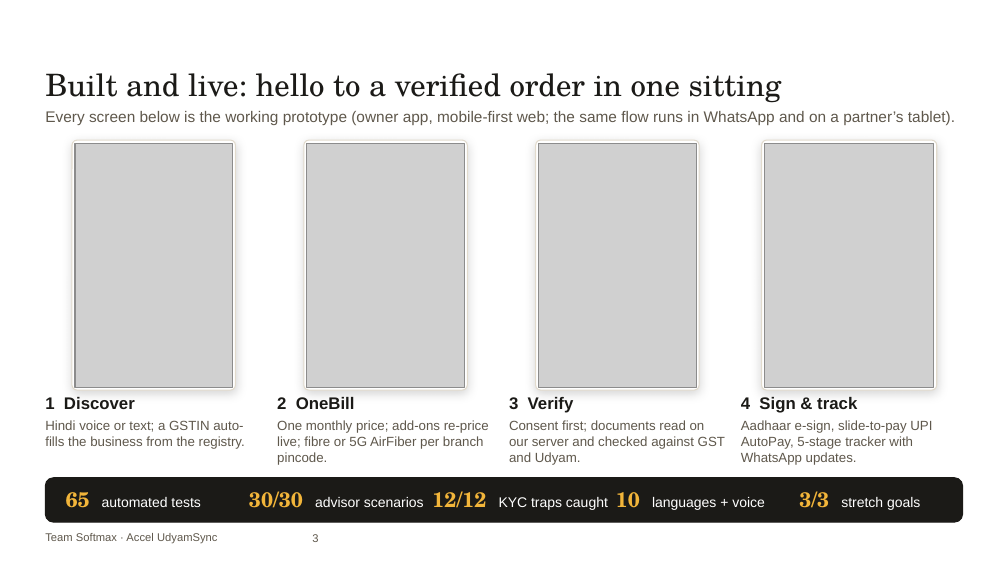
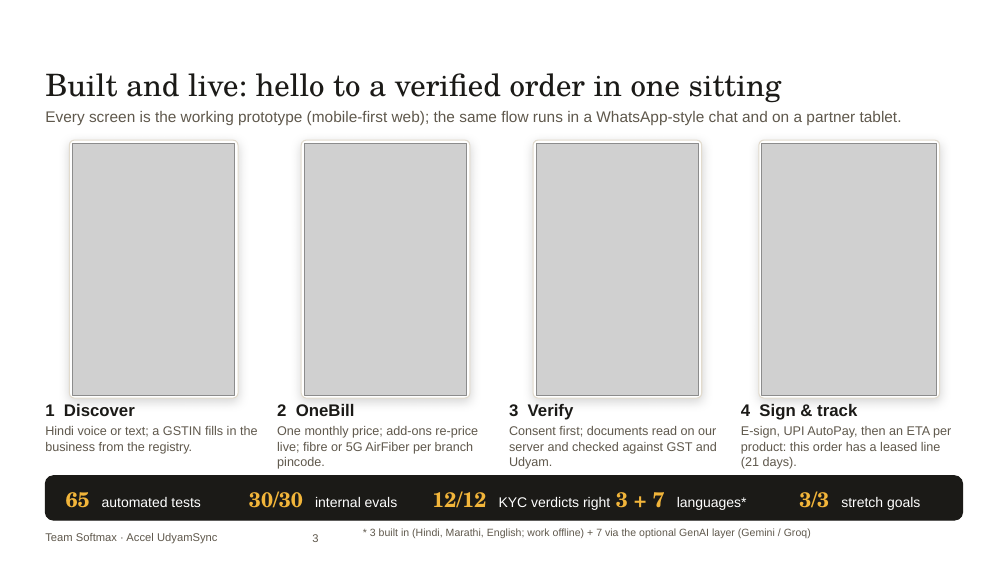
Before and after one commit to ac265640/UdyamSync, a slide deck: slide 3 of submission/UdyamSync_Submission.pptx. Drawn at 1008x567 pixels with LibreOffice and Linux fonts; fonts in the diff are those of the drawing; grey boxes stand for pictures; background and template pictures are left out. Boxes give left, top, right and bottom in pixels: in the first picture for what was removed or moved away, otherwise in the second. Text is boxed around its words. In the diff, an @@ line names an element or a change of style, - is before the commit and + after.

```diff
--- a/submission/UdyamSync_Submission.pptx
+++ b/submission/UdyamSync_Submission.pptx
@@ text at [45,111,902,125]: text changed @@
-Every screen below is the working prototype (owner app, mobile-first web; the same flow runs in WhatsApp and on a partner’s tablet).
+Every screen is the working prototype (mobile-first web); the same flow runs in a WhatsApp-style chat and on a partner tablet.
@@ rounded rectangle: place and size @@
-rounded rectangle at [72,140,235,390]
+rounded rectangle at [70,140,238,398]
@@ picture: place and size @@
-picture at [75,143,232,387]
+picture at [73,143,235,395]
@@ rounded rectangle: place and size @@
-rounded rectangle at [303,140,467,390]
+rounded rectangle at [301,140,470,398]
@@ picture: place and size @@
-picture at [306,143,464,387]
+picture at [304,143,467,395]
@@ proportions changed in 4 elements at [759,140,939,398], [70,140,238,398], [301,140,470,398], [533,140,702,398] @@
@@ rounded rectangle: place and size @@
-rounded rectangle at [535,140,699,390]
+rounded rectangle at [533,140,702,398]
@@ picture: place and size @@
-picture at [538,143,696,387]
+picture at [536,143,699,395]
@@ rounded rectangle: place and size @@
-rounded rectangle at [762,140,937,390]
+rounded rectangle at [759,140,939,398]
@@ picture: place and size @@
-picture at [765,143,934,387]
+picture at [762,143,936,395]
@@ 4 texts: place and size @@
-4 texts at [45,397,857,413]
+4 texts at [45,404,857,420]
@@ text at [45,426,258,454]: text changed; size 9.5 to 9 pt @@
-Hindi voice or text; a GSTIN auto-fills the business from the registry.
+Hindi voice or text; a GSTIN fills in the business from the registry.
@@ text "One monthly price; add-ons re-price ..." at [277,426,478,469]: size 9.5 to 9 pt @@
@@ text "Consent first; documents read on ..." at [509,426,717,469]: size 9.5 to 9 pt @@
@@ text at [741,426,951,469]: text changed; size 9.5 to 9 pt @@
-Aadhaar e-sign, slide-to-pay UPI AutoPay, 5-stage tracker with WhatsApp updates.
+E-sign, UPI AutoPay, then an ETA per product: this order has a leased line (21 days).
@@ text at [249,491,398,508]: text changed @@
-30/30 advisor scenarios
+30/30 internal evals
@@ text at [432,491,610,510]: text changed @@
-12/12 KYC traps caught
+12/12 KYC verdicts right
@@ text at [616,492,747,510]: text changed @@
-10 languages + voice
+3 + 7 languages*
@@ text added at [370,528,811,538], 7.5 pt, text #5F584C @@
+* 3 built in (Hindi, Marathi, English; work offline) + 7 via the optional GenAI layer (Gemini / Groq)
```
Also in this commit, not shown: 7 other slides changed, 1 slide added, 1 slide removed, 16 other files.
